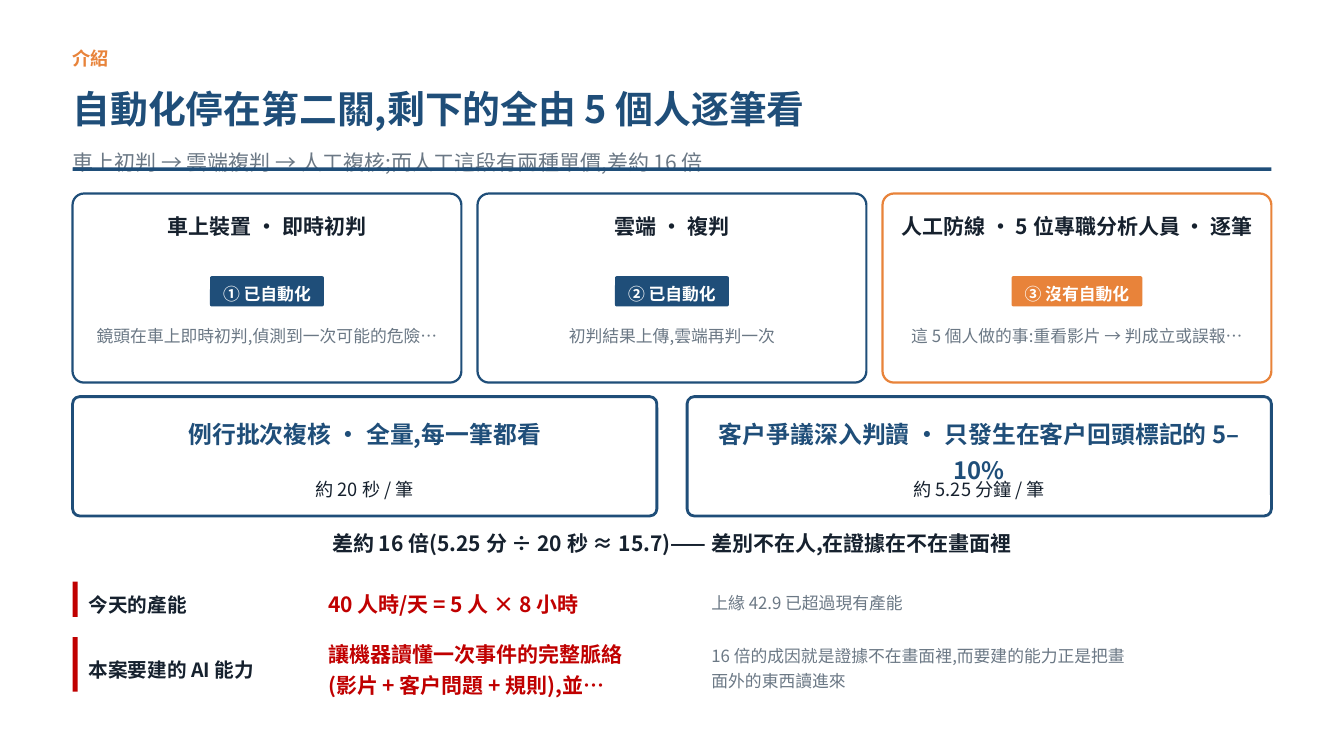
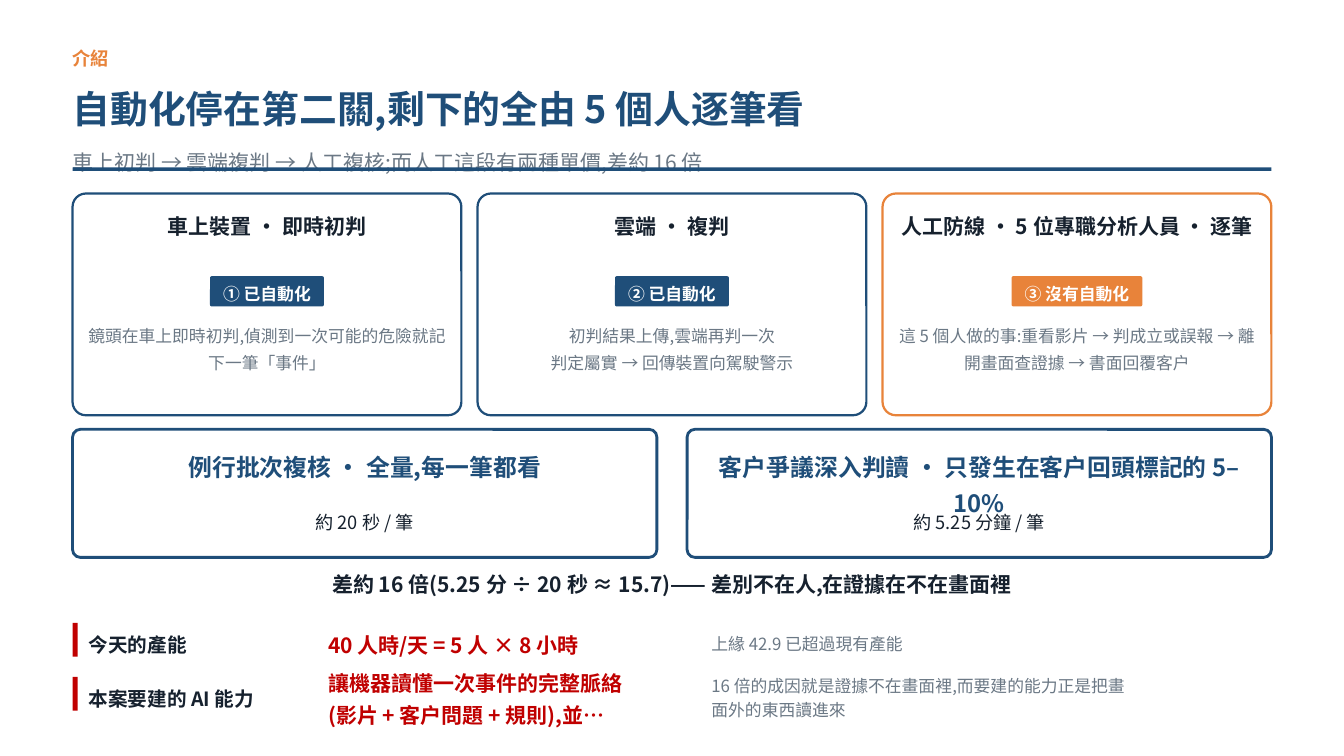
Before and after one commit to pokai-huang0828/UTS_workspace, a slide deck: slide 2 of Artificial Intelligence for Enterprises/Assessment3/Huang_26254793_421104_Assessment 3.pptx. Drawn at 1344x756 pixels with LibreOffice and Linux fonts; fonts in the diff are those of the drawing. Boxes give left, top, right and bottom in pixels: in the first picture for what was removed or moved away, otherwise in the second. Text is boxed around its words. In the diff, an @@ line names an element or a change of style, - is before the commit and + after.

```diff
--- a/Artificial Intelligence for Enterprises/Assessment3/Huang_26254793_421104_Assessment 3.pptx
+++ b/Artificial Intelligence for Enterprises/Assessment3/Huang_26254793_421104_Assessment 3.pptx
@@ rounded rectangle resized from (x1=73, y1=194, x2=462, y2=383) to (x1=73, y1=194, x2=462, y2=415) @@
@@ rounded rectangle resized from (x1=478, y1=194, x2=867, y2=383) to (x1=478, y1=194, x2=867, y2=415) @@
@@ rounded rectangle resized from (x1=883, y1=194, x2=1272, y2=383) to (x1=883, y1=194, x2=1272, y2=415) @@
@@ text at (x1=88, y1=328, x2=445, y2=371): text changed @@
-鏡頭在車上即時初判,偵測到一次可能的危險…
+鏡頭在車上即時初判,偵測到一次可能的危險就記下一筆「事件」
@@ text at (x1=899, y1=328, x2=1255, y2=371): text changed @@
-這 5 個人做的事:重看影片 → 判成立或誤報…
+這 5 個人做的事:重看影片 → 判成立或誤報 → 離開畫面查證據 → 書面回覆客戶
@@ text at (x1=551, y1=355, x2=793, y2=371): paragraph added @@
+判定屬實 → 回傳裝置向駕駛警示
@@ rounded rectangle resized from (x1=73, y1=397, x2=657, y2=516) to (x1=73, y1=430, x2=657, y2=558) @@
@@ text "例行批次複核 · 全量,每一筆都看" moved from (x1=188, y1=422, x2=541, y2=448) to (x1=188, y1=455, x2=541, y2=481) @@
@@ rounded rectangle resized from (x1=688, y1=397, x2=1272, y2=516) to (x1=688, y1=430, x2=1272, y2=558) @@
@@ text "客戶爭議深入判讀 · 只發生在客戶回頭標記的 5–10%" moved from (x1=719, y1=422, x2=1239, y2=445) to (x1=719, y1=455, x2=1239, y2=478) @@
@@ text "約 20 秒 / 筆" moved from (x1=316, y1=480, x2=414, y2=498) to (x1=316, y1=513, x2=414, y2=531) @@
@@ text "約 5.25 分鐘 / 筆" moved from (x1=914, y1=477, x2=1045, y2=498) to (x1=914, y1=510, x2=1045, y2=531) @@
@@ 4 texts, 1 rectangle moved together from (x1=73, y1=533, x2=1012, y2=617) to (x1=73, y1=574, x2=1012, y2=657) @@
@@ rectangle resized from (x1=73, y1=637, x2=78, y2=692) to (x1=73, y1=677, x2=78, y2=710) @@
@@ text "本案要建的 AI 能力" moved from (x1=89, y1=660, x2=254, y2=679) to (x1=89, y1=689, x2=254, y2=708) @@
@@ text "讓機器讀懂一次事件的完整脈絡(影片 + 客戶問題 + 規則),並…" moved from (x1=328, y1=644, x2=622, y2=697) to (x1=328, y1=673, x2=622, y2=727) @@
@@ text "16 倍的成因就是證據不在畫面裡,而要建的能力正是把畫面外的東西讀進來" moved from (x1=711, y1=648, x2=1125, y2=689) to (x1=711, y1=678, x2=1125, y2=718) @@
```
Also in this commit, not shown: 8 other slides changed, 4 other files.
